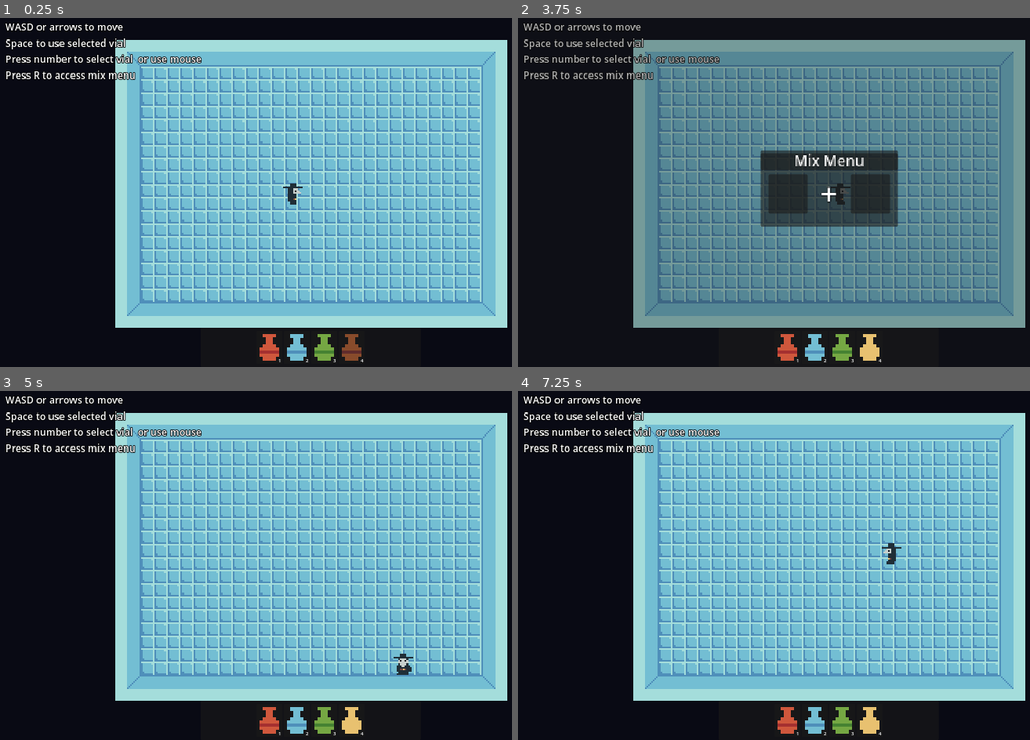
Above: before the commit, frames 1-4 (two rows, left to right).
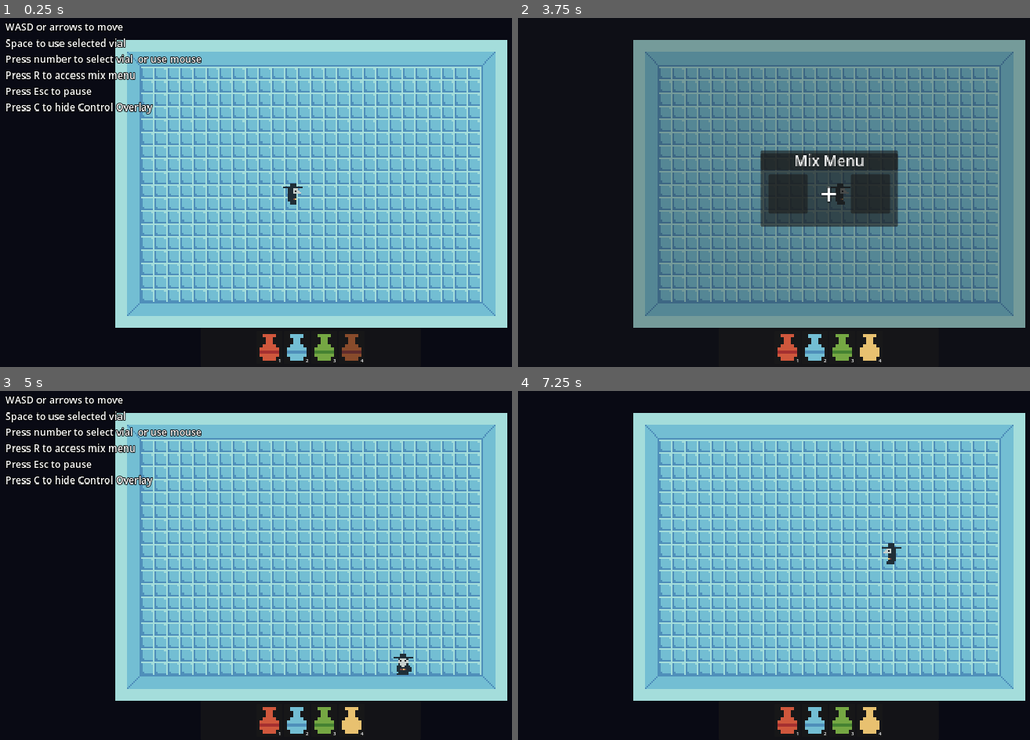
Above: after the commit, the same moments.

Repository: brokenskygames/pirate_jam_15
Game: Godot game, scene res://rooms/test_room_1.tscn
The game is run twice, just before and just after one commit, with the same random seed, the same clock (stepped at 60 frames per second) and the same inputs.
Inputs:
- Up to frame 1 (0.25 s): no input
- Up to frame 2 (3.75 s): click "1" at 0.5 s; click "2" at 1.25 s; click "3" at 2 s; click "4" at 2.75 s; tap R (open_mix_menu) at 3.5 s; hold Right (ui_right) from 3.53 s (still down); hold C (control_overlay, bound only after the commit) from 3.53 s (still down)
- Up to frame 3 (5 s): tap R (open_mix_menu) at 4.25 s; release Right (ui_right) at 4.28 s; release C (control_overlay, bound only after the commit) at 4.28 s; hold Down (ui_down) from 4.28 s (still down); tap C (control_overlay, bound only after the commit) at 4.35 s
- Up to frame 4 (7.25 s): tap R (open_mix_menu) at 5, 5.75, 6.5, 7.15 s; release Down (ui_down) at 5.03 s; hold Right (ui_right) 5.03-5.78 s; hold C (control_overlay, bound only after the commit) 5.03-5.78 s; hold Up (ui_up) 5.78-6.53 s; tap C (control_overlay, bound only after the commit) at 5.85 s; hold Left (ui_left) from 6.53 s (still down); hold C (control_overlay, bound only after the commit) from 6.53 s (still down)

The runs differ from the first frame. In frame 1, 0.6% of the frame differs, in the area x 1-31%, y 20-28%; in frame 2, 1.2%; in frame 3, 0.6%; in frame 4, 1.3%, in the area x 1-40%, y 1-18%.

Commit message:
Updated Pause Menu

Diff:
--- /dev/null
+++ b/UI/HUD/control_overlay.gd
@@ -0,0 +1,8 @@
+extends CanvasLayer
+
+func _unhandled_input(event: InputEvent) -> void:
+	if event.is_action_pressed("control_overlay"):
+		toggle_control_overlay_visibility()
+
+func toggle_control_overlay_visibility():
+	visible = !visible
--- /dev/null
+++ b/UI/HUD/control_overlay.tscn
@@ -0,0 +1,63 @@
+[gd_scene load_steps=3 format=3 uid="uid://4ex7fw4s1wae"]
+
+[ext_resource type="Script" path="res://UI/HUD/control_overlay.gd" id="1_daiue"]
+
+[sub_resource type="LabelSettings" id="LabelSettings_se8ds"]
+font_size = 30
+outline_size = 8
+outline_color = Color(0, 0, 0, 1)
+
+[node name="ControlOverlay" type="CanvasLayer"]
+script = ExtResource("1_daiue")
+
+[node name="Control" type="Control" parent="."]
+layout_mode = 3
+anchors_preset = 15
+anchor_right = 1.0
+anchor_bottom = 1.0
+offset_left = 24.0
+offset_top = 19.0
+offset_right = -41.0
+offset_bottom = -867.0
+grow_horizontal = 2
+grow_vertical = 2
+
+[node name="VBoxContainer" type="VBoxContainer" parent="Control"]
+layout_mode = 0
+offset_right = 40.0
+offset_bottom = 40.0
+theme_override_constants/separation = 6
+
+[node name="Label1" type="Label" parent="Control/VBoxContainer"]
+layout_mode = 2
+text = "WASD or arrows to move"
+label_settings = SubResource("LabelSettings_se8ds")
+
+[node name="Label2" type="Label" parent="Control/VBoxContainer"]
+layout_mode = 2
+text = "Space to use selected vial"
+label_settings = SubResource("LabelSettings_se8ds")
+
+[node name="Label3" type="Label" parent="Control/VBoxContainer"]
+layout_mode = 2
+text = "Press number to select vial  or use mouse
+"
+label_settings = SubResource("LabelSettings_se8ds")
+
+[node name="Label4" type="Label" parent="Control/VBoxContainer"]
+layout_mode = 2
+text = "Press R to access mix menu
+"
+label_settings = SubResource("LabelSettings_se8ds")
+
+[node name="Label5" type="Label" parent="Control/VBoxContainer"]
+layout_mode = 2
+text = "Press Esc to pause
+"
+label_settings = SubResource("LabelSettings_se8ds")
+
+[node name="Label6" type="Label" parent="Control/VBoxContainer"]
+layout_mode = 2
+text = "Press C to hide Control Overlay
+"
+label_settings = SubResource("LabelSettings_se8ds")
--- /dev/null
+++ b/UI/menus/pause_menu.gd
@@ -0,0 +1,26 @@
+extends CanvasLayer
+
+
+func _unhandled_input(event: InputEvent) -> void:
+	if event.is_action_pressed("open_pause_menu"):
+		toggle_pause_menu_visibility()
+
+func toggle_pause_menu_visibility():
+	visible =!visible
+	if visible:
+		get_tree().paused = true
+	else:
+		get_tree().paused = false
+
+func _on_resume_button_pressed() -> void:
+	toggle_pause_menu_visibility()
+
+func _on_restart_button_pressed() -> void:
+	get_tree().paused = false
+	get_tree().reload_current_scene()
+
+func _on_options_button_pressed() -> void:
+	pass # Open options Menu
+
+func _on_exit_button_pressed() -> void:
+	get_tree().quit()
--- a/UI/menus/pause_menu.tscn
+++ b/UI/menus/pause_menu.tscn
@@ -1,4 +1,6 @@
-[gd_scene load_steps=2 format=3 uid="uid://bgd0xr6tcrsp7"]
+[gd_scene load_steps=3 format=3 uid="uid://bgd0xr6tcrsp7"]
+
+[ext_resource type="Script" path="res://UI/menus/pause_menu.gd" id="1_0pkrr"]
 
 [sub_resource type="LabelSettings" id="LabelSettings_jvoum"]
 font_size = 30
@@ -6,6 +8,8 @@
 outline_color = Color(0, 0, 0, 1)
 
 [node name="PauseMenu" type="CanvasLayer"]
+process_mode = 3
+script = ExtResource("1_0pkrr")
 
 [node name="BGShadow" type="Panel" parent="."]
 modulate = Color(0, 0, 0, 0.513726)
@@ -19,15 +23,14 @@
 anchors_preset = 15
 anchor_right = 1.0
 anchor_bottom = 1.0
-offset_top = 1.0
-offset_right = 322.0
-offset_bottom = 175.0
+offset_right = -639.0
+offset_bottom = -359.0
 grow_horizontal = 2
 grow_vertical = 2
-scale = Vector2(0.5, 0.5)
+scale = Vector2(1.5, 1.5)
 
 [node name="BGMenu" type="Panel" parent="CenterContainer"]
-custom_minimum_size = Vector2(300, 200)
+custom_minimum_size = Vector2(300, 250)
 layout_mode = 2
 
 [node name="VBoxContainer" type="VBoxContainer" parent="CenterContainer/BGMenu"]
@@ -45,6 +48,11 @@
 horizontal_alignment = 1
 vertical_alignment = 1
 
+[node name="ResumeButton" type="Button" parent="CenterContainer/BGMenu/VBoxContainer"]
+layout_mode = 2
+theme_override_font_sizes/font_size = 24
+text = "Resume"
+
 [node name="RestartButton" type="Button" parent="CenterContainer/BGMenu/VBoxContainer"]
 layout_mode = 2
 theme_override_font_sizes/font_size = 24
@@ -59,3 +67,8 @@
 layout_mode = 2
 theme_override_font_sizes/font_size = 24
 text = "Exit"
+
+[connection signal="pressed" from="CenterContainer/BGMenu/VBoxContainer/ResumeButton" to="." method="_on_resume_button_pressed"]
+[connection signal="pressed" from="CenterContainer/BGMenu/VBoxContainer/RestartButton" to="." method="_on_restart_button_pressed"]
+[connection signal="pressed" from="CenterContainer/BGMenu/VBoxContainer/OptionsButton" to="." method="_on_options_button_pressed"]
+[connection signal="pressed" from="CenterContainer/BGMenu/VBoxContainer/ExitButton" to="." method="_on_exit_button_pressed"]
--- a/project.godot
+++ b/project.godot
@@ -62,6 +62,16 @@
 "events": [Object(InputEventKey,"resource_local_to_scene":false,"resource_name":"","device":-1,"window_id":0,"alt_pressed":false,"shift_pressed":false,"ctrl_pressed":false,"meta_pressed":false,"pressed":false,"keycode":0,"physical_keycode":82,"key_label":0,"unicode":114,"echo":false,"script":null)
 ]
 }
+open_pause_menu={
+"deadzone": 0.5,
+"events": [Object(InputEventKey,"resource_local_to_scene":false,"resource_name":"","device":-1,"window_id":0,"alt_pressed":false,"shift_pressed":false,"ctrl_pressed":false,"meta_pressed":false,"pressed":false,"keycode":0,"physical_keycode":4194305,"key_label":0,"unicode":0,"echo":false,"script":null)
+]
+}
+control_overlay={
+"deadzone": 0.5,
+"events": [Object(InputEventKey,"resource_local_to_scene":false,"resource_name":"","device":-1,"window_id":0,"alt_pressed":false,"shift_pressed":false,"ctrl_pressed":false,"meta_pressed":false,"pressed":false,"keycode":0,"physical_keycode":67,"key_label":0,"unicode":99,"echo":false,"script":null)
+]
+}
 
 [layer_names]
 
--- a/rooms/test_room_1.tscn
+++ b/rooms/test_room_1.tscn
@@ -1,10 +1,12 @@
-[gd_scene load_steps=9 format=3 uid="uid://dwkxqwcgjogum"]
+[gd_scene load_steps=10 format=3 uid="uid://dwkxqwcgjogum"]
 
 [ext_resource type="Texture2D" uid="uid://sd6eo8r4wj67" path="res://assets/art/backgrounds/blank_background.png" id="1_imcme"]
 [ext_resource type="Texture2D" uid="uid://dmtacqa8we73v" path="res://assets/art/tilesets/dungeon_tiles_pirateGJ.png" id="1_s1j56"]
 [ext_resource type="PackedScene" uid="uid://qyrp6fb3bmnd" path="res://entities/player/player.tscn" id="2_sbmfg"]
 [ext_resource type="PackedScene" uid="uid://477gakkela1w" path="res://UI/HUD/hud.tscn" id="3_j82sh"]
+[ext_resource type="PackedScene" uid="uid://4ex7fw4s1wae" path="res://UI/HUD/control_overlay.tscn" id="5_3p0ab"]
 [ext_resource type="PackedScene" uid="uid://cfb7u18ckq2tm" path="res://UI/menus/mix_menu.tscn" id="5_lmkor"]
+[ext_resource type="PackedScene" uid="uid://bgd0xr6tcrsp7" path="res://UI/menus/pause_menu.tscn" id="6_jf6fc"]
 
 [sub_resource type="TileSetAtlasSource" id="TileSetAtlasSource_4b4w1"]
 texture = ExtResource("1_s1j56")
@@ -60,11 +62,6 @@
 physics_layer_0/collision_mask = 3
 sources/0 = SubResource("TileSetAtlasSource_4b4w1")
 
-[sub_resource type="LabelSettings" id="LabelSettings_se8ds"]
-font_size = 30
-outline_size = 8
-outline_color = Color(0, 0, 0, 1)
-
 [node name="TestRoom1" type="Node2D"]
 
 [node name="Background" type="Sprite2D" parent="."]
@@ -84,48 +81,16 @@
 [node name="UI" type="Node" parent="."]
 
 [node name="HUD" parent="UI" instance=ExtResource("3_j82sh")]
+process_mode = 1
+layer = 8
 
-[node name="ControlOverlay" type="CanvasLayer" parent="UI"]
+[node name="ControlOverlay" parent="UI" instance=ExtResource("5_3p0ab")]
 unique_name_in_owner = true
 
-[node name="Control" type="Control" parent="UI/ControlOverlay"]
-layout_mode = 3
-anchors_preset = 15
-anchor_right = 1.0
-anchor_bottom = 1.0
-offset_left = 24.0
-offset_top = 19.0
-offset_right = -41.0
-offset_bottom = -867.0
-grow_horizontal = 2
-grow_vertical = 2
+[node name="MixMenu" parent="UI" instance=ExtResource("5_lmkor")]
+process_mode = 1
+layer = 5
 
-[node name="VBoxContainer" type="VBoxContainer" parent="UI/ControlOverlay/Control"]
-layout_mode = 0
-offset_right = 40.0
-offset_bottom = 40.0
-theme_override_constants/separation = 6
-
-[node name="Label1" type="Label" parent="UI/ControlOverlay/Control/VBoxContainer"]
-layout_mode = 2
-text = "WASD or arrows to move"
-label_settings = SubResource("LabelSettings_se8ds")
-
-[node name="Label2" type="Label" parent="UI/ControlOverlay/Control/VBoxContainer"]
-layout_mode = 2
-text = "Space to use selected vial"
-label_settings = SubResource("LabelSettings_se8ds")
-
-[node name="Label3" type="Label" parent="UI/ControlOverlay/Control/VBoxContainer"]
-layout_mode = 2
-text = "Press number to select vial  or use mouse
-"
-label_settings = SubResource("LabelSettings_se8ds")
-
-[node name="Label4" type="Label" parent="UI/ControlOverlay/Control/VBoxContainer"]
-layout_mode = 2
-text = "Press R to access mix menu
-"
-label_settings = SubResource("LabelSettings_se8ds")
-
-[node name="MixMenu" parent="UI" instance=ExtResource("5_lmkor")]
+[node name="PauseMenu" parent="UI" instance=ExtResource("6_jf6fc")]
+layer = 10
+visible = false
